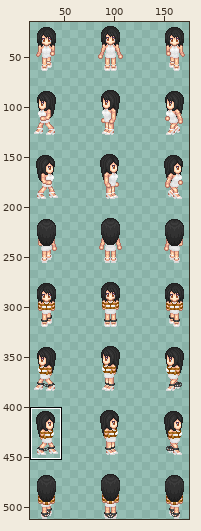
Two versions of one sprite sheet, img/characters/MV_FF8_Rinoa.png. The first picture is a wide view before the edit; the outline marks the close-up.
Close-up. Old version:
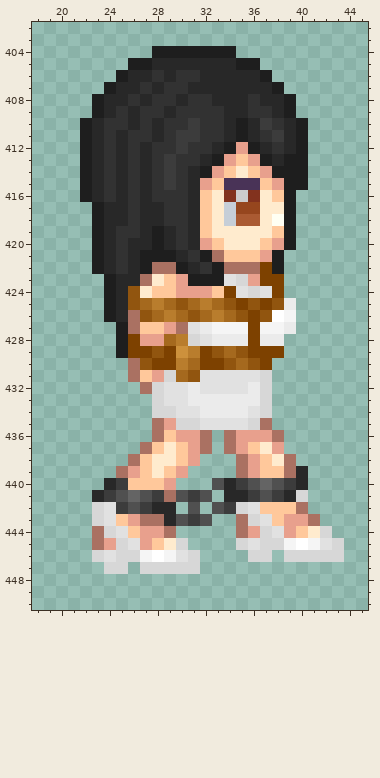
The file is 768x512 pixels. Shown: x 18..45, y 402..450. The wide view leaves out empty margins. The commit also changed other parts of the picture, which this record leaves out.
Now the later version:
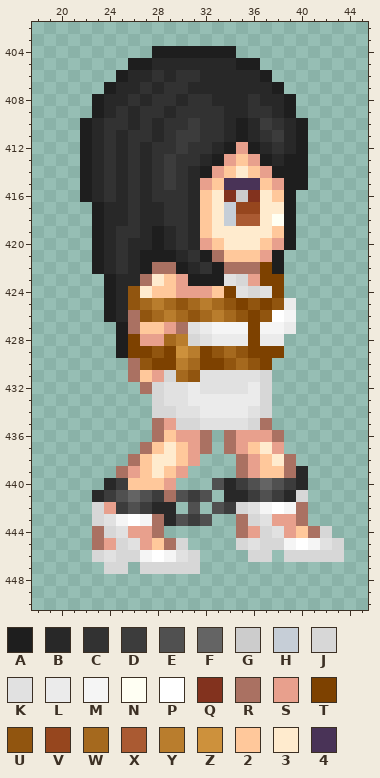
Palette (. is transparent): A #1e1e1e  B #282828  C #323232  D #3c3c3c  E #505050  F #646464  G #cccccc  H #c6ced7  J #d7d7d7  K #e1e1e1  L #ebebeb  M #f5f5f5  N #fffff3  P #ffffff  Q #82321e  R #aa7162  S #e8a08d  T #7d4100  U #91550f  V #96461e  W #a5691e  X #aa5a32  Y #b97d2d  Z #cd913c  2 #ffc89b  3 #ffebce  4 #493357
What changed:
The edit turns colour 2 into colour M in row 442 at x 37 and 39; in row 443 at x 25.
The edit turns colour R into colour M in row 443 at x 27.
The edit turns colour 2 into colour P in row 442 at x 38.
The edit turns colour S into colour P in row 443 at x 26.
The edit turns colour 3 into colour R in row 444 at x 41; in row 445 at x 29.
The edit turns colour S into colour R in row 443 at x 40; in row 444 at x 28.
The edit turns colour 2 into colour S in row 443 at x 38; in row 444 at x 26.
The edit turns colour K into colour S in row 442 at x 24.
The author cleared colour R in row 443 at x 41; in row 444 at x 29.
Where, in picture pixels (left, top, right, bottom), the same in both close-ups:
changed: (104, 502, 176, 550)
changed: (260, 502, 320, 538)
